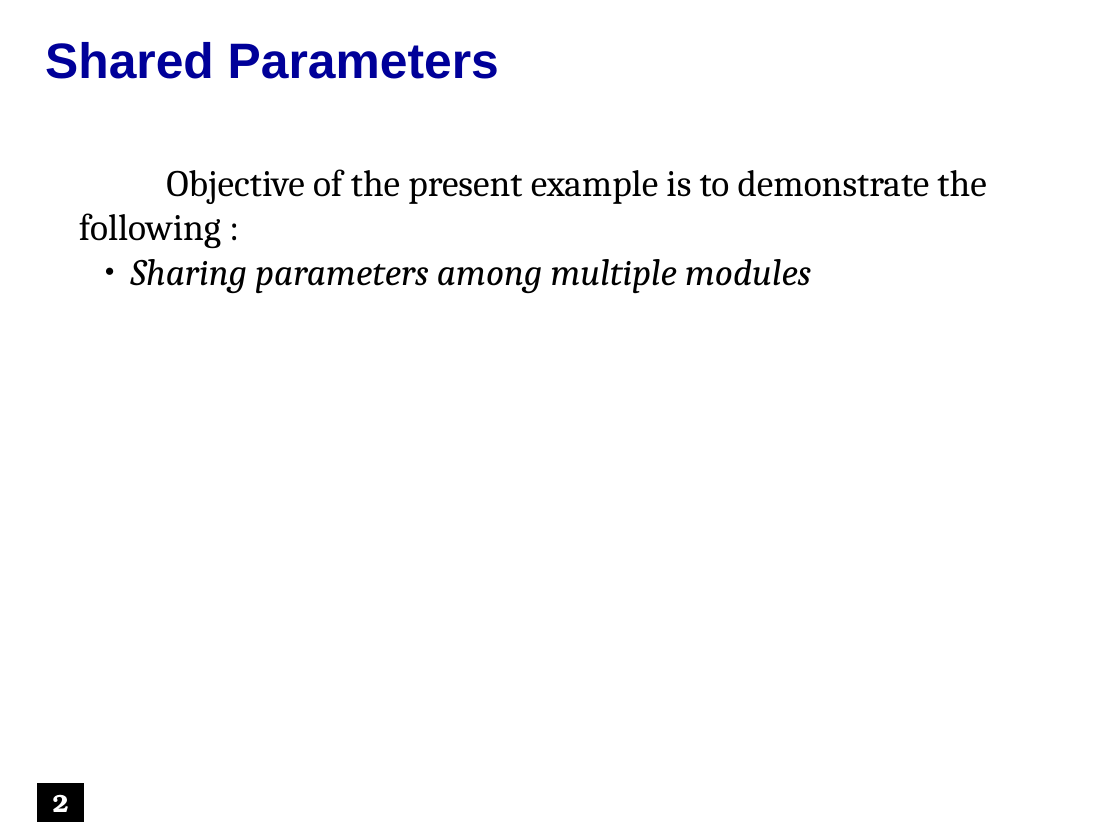
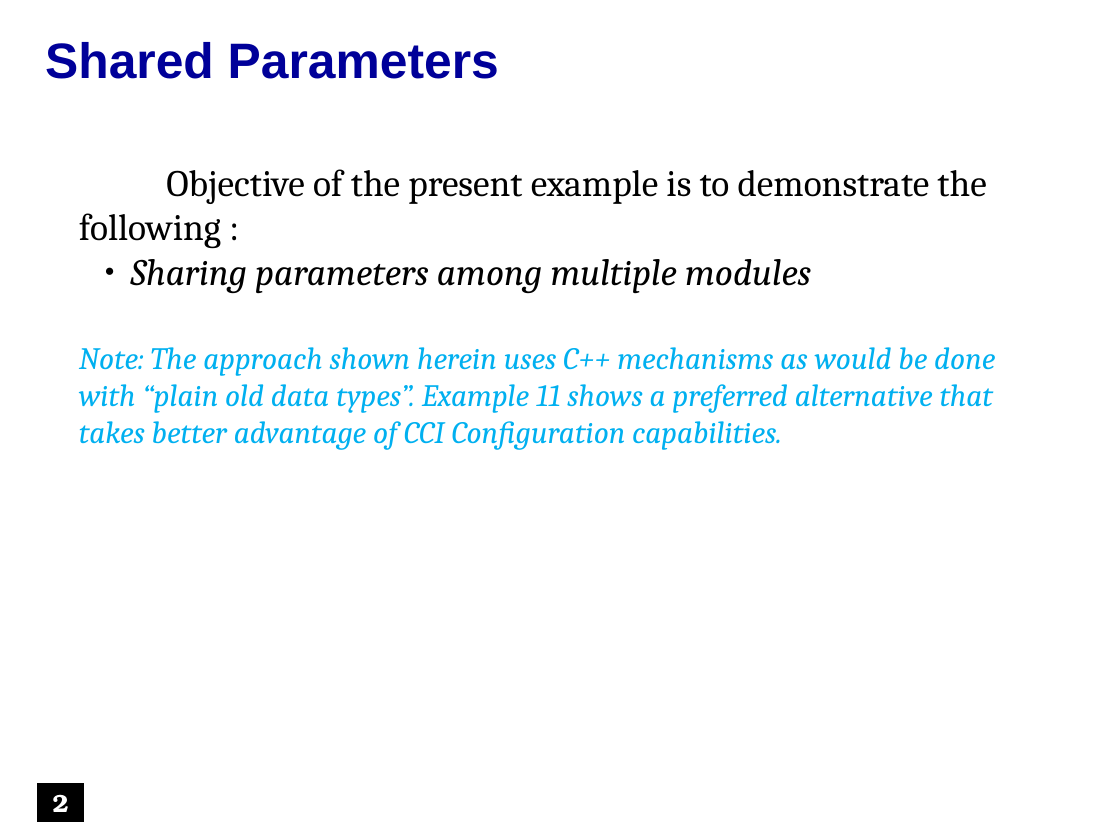
Before and after one commit to accellera-official/cci, a slide deck: slide 2 of examples/ex10_Shared_Parameters/docs/ex10_Shared_Parameters.ppt. Drawn at 1120x840 pixels with LibreOffice and Linux fonts; fonts in the diff are those of the drawing; background and template pictures are left out. Boxes give left, top, right and bottom in pixels: in the first picture for what was removed or moved away, otherwise in the second. Text is boxed around its words. In the diff, an @@ line names an element or a change of style, - is before the commit and + after.

Commit message:
Cleanup examples 5-10 for public review.

```diff
--- a/examples/ex10_Shared_Parameters/docs/ex10_Shared_Parameters.ppt
+++ b/examples/ex10_Shared_Parameters/docs/ex10_Shared_Parameters.ppt
@@ text in free at box(79, 347, 995, 450): paragraph added @@
+Note: The approach shown herein uses C++ mechanisms as would be done with “plain old data types”. Example 11 shows a preferred alternative that takes better advantage of CCI Configuration capabilities.
```
Also in this commit, not shown: 2 other slides changed, 11 other files.
